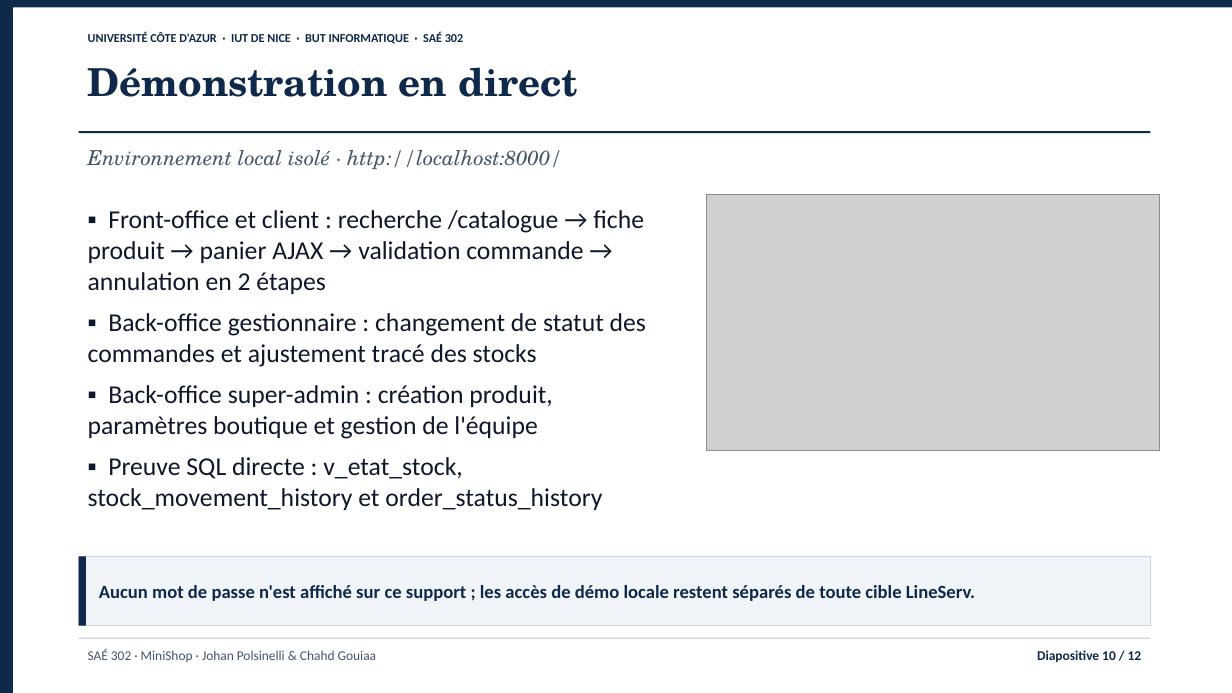
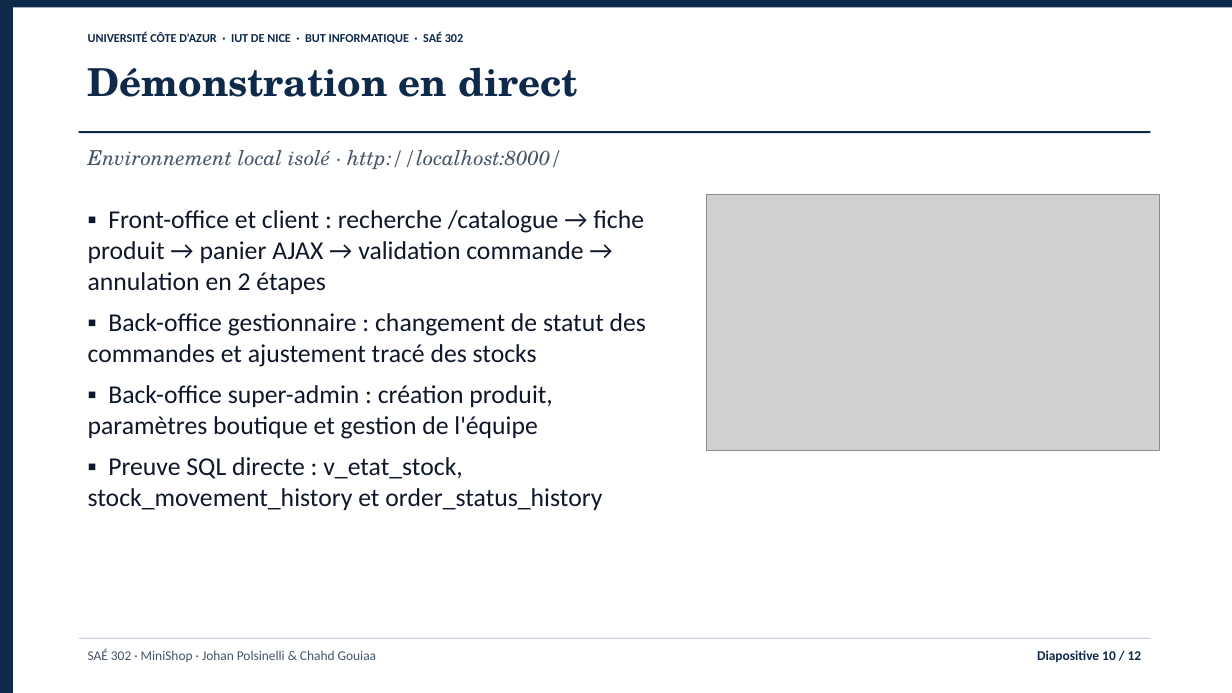
Before and after one commit to jojo8356/SAE-302, a slide deck: slide 10 of livrables/minishop-soutenance.pptx. Drawn at 1232x693 pixels with LibreOffice and Linux fonts; fonts in the diff are those of the drawing; grey boxes stand for pictures. Boxes give left, top, right and bottom in pixels: in the first picture for what was removed or moved away, otherwise in the second. Text is boxed around its words. In the diff, an @@ line names an element or a change of style, - is before the commit and + after.

Commit message:
docs: retire les bandeaux de synthèse sur toutes les diapositives sauf la 2

```diff
--- a/livrables/minishop-soutenance.pptx
+++ b/livrables/minishop-soutenance.pptx
@@ rectangle removed at <box>79,556,1151,626</box> @@
-Aucun mot de passe n'est affiché sur ce support ; les accès de démo locale restent séparés de toute cible LineServ.
@@ rectangle removed at <box>79,556,86,626</box> @@
```
Also in this commit, not shown: 10 other slides changed, 4 other files.
